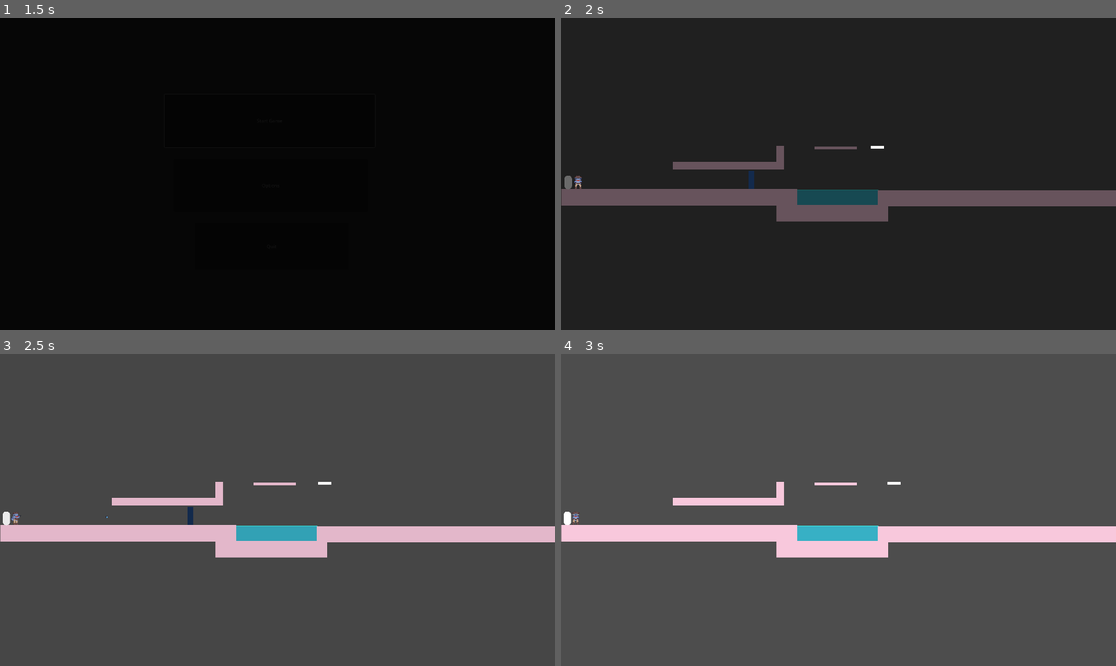
Above: before the commit, frames 1-4 (two rows, left to right).
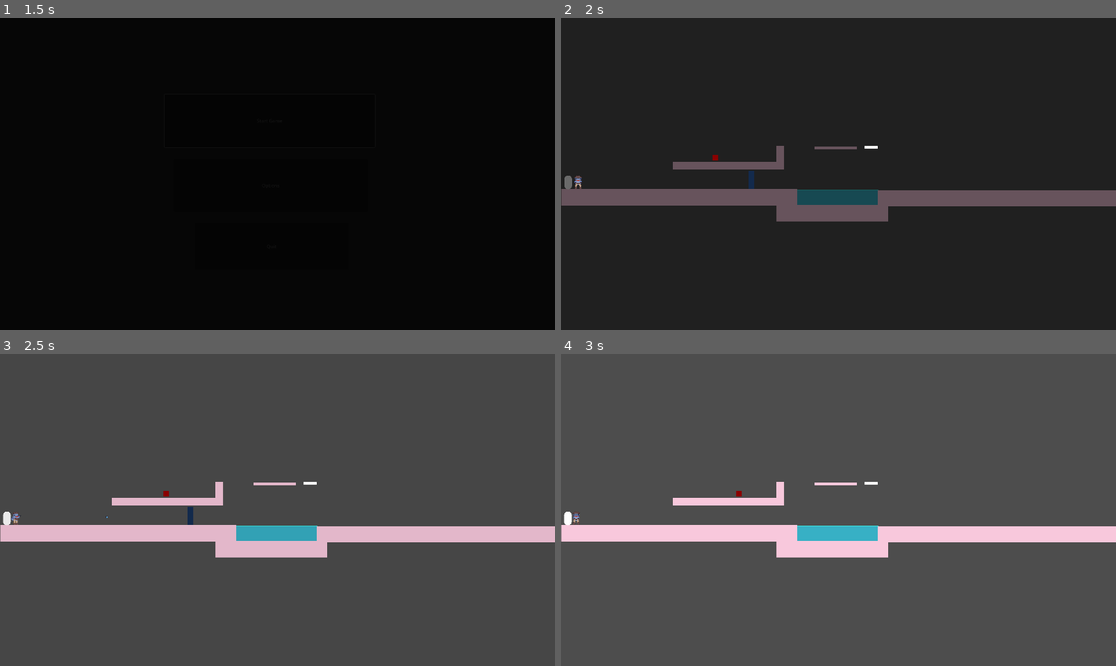
Above: after the commit, the same moments.

Repository: C0SMICSHARK/Pirate-Cats-and-Cowboy-Sharks
Game: Godot game, scene res://Scenes/Levels/main_menu.tscn
The game is run twice, just before and just after one commit, with the same random seed, the same clock (stepped at 60 frames per second) and the same inputs. The engine's default icon, where the game draws it, is replaced by a stand-in: a white triangle on a blue panel in a dark square.
Inputs (mouse positions are in pixels of both pictures, inside the frame that each line leads up to):
- Up to frame 1 (1.5 s): click "Start Game" at 0.5 s; click "Start Game" at 1.25 s
- Up to frame 2 (2 s): no input
- Up to frame 3 (2.5 s): move the mouse to (399, 494) at 2.02 s; click (399, 494) at 2.1 s
- Up to frame 4 (3 s): move the mouse to (727, 525) at 2.77 s; tap A (LEFT_P2) at 2.85 s

Frame 1 is identical in both runs. In frame 2, less than 0.1% of the frame differs, in the area x 27-59%, y 40-46%; in frame 3, less than 0.1%; in frame 4, 0.1%, in the area x 0-62%, y 40-56%.

Commit message:
moving enemy

Diff:
--- a/Scenes/Levels/TestScene_1.tscn
+++ b/Scenes/Levels/TestScene_1.tscn
@@ -8,6 +8,8 @@
 [ext_resource type="PackedScene" uid="uid://bvhg2nv87al38" path="res://Scenes/Misc/Scene_transition.tscn" id="6_fqvrj"]
 [ext_resource type="PackedScene" uid="uid://wfta78sese1g" path="res://Scenes/Objects/breakableWall.tscn" id="7_cdg6i"]
 [ext_resource type="Script" uid="uid://qn5yfkeyyu4j" path="res://Scripts/moving_platform.gd" id="8_g25kj"]
+[ext_resource type="PackedScene" uid="uid://csi2k0pbl08yp" path="res://Scenes/Objects/enemy.tscn" id="9_5k3us"]
+[ext_resource type="Script" uid="uid://dr4olb234ff5a" path="res://Scripts/enemy.gd" id="10_fqvrj"]
 
 [sub_resource type="BoxMesh" id="BoxMesh_r5l72"]
 
@@ -50,9 +52,39 @@
 "update": 0,
 "values": [Vector2(1073, 448)]
 }
+tracks/1/type = "value"
+tracks/1/imported = false
+tracks/1/enabled = true
+tracks/1/path = NodePath("../Enemy:position")
+tracks/1/interp = 1
+tracks/1/loop_wrap = true
+tracks/1/keys = {
+"times": PackedFloat32Array(0),
+"transitions": PackedFloat32Array(1),
+"update": 0,
+"values": [Vector2(500, 484)]
+}
+
+[sub_resource type="Animation" id="Animation_1sgbx"]
+resource_name = "EnemySideToSide"
+length = 5.0
+loop_mode = 1
+tracks/0/type = "value"
+tracks/0/imported = false
+tracks/0/enabled = true
+tracks/0/path = NodePath("../Enemy:position")
+tracks/0/interp = 1
+tracks/0/loop_wrap = true
+tracks/0/keys = {
+"times": PackedFloat32Array(0, 2.5, 5),
+"transitions": PackedFloat32Array(1, 1, 1),
+"update": 0,
+"values": [Vector2(500, 484), Vector2(705, 484), Vector2(500, 484)]
+}
 
 [sub_resource type="AnimationLibrary" id="AnimationLibrary_g25kj"]
 _data = {
+&"EnemySideToSide": SubResource("Animation_1sgbx"),
 &"PlatformSideToSide": SubResource("Animation_cdg6i"),
 &"RESET": SubResource("Animation_g25kj")
 }
@@ -181,3 +213,7 @@
 libraries = {
 &"": SubResource("AnimationLibrary_g25kj")
 }
+
+[node name="Enemy" parent="." instance=ExtResource("9_5k3us")]
+position = Vector2(500, 484)
+script = ExtResource("10_fqvrj")
--- /dev/null
+++ b/Scripts/enemy.gd
@@ -0,0 +1,6 @@
+extends Node2D
+
+
+# Called when the node enters the scene tree for the first time.
+func _ready() -> void:
+	$"../MovingPlatform/AnimationPlayer".play("EnemySideToSide")
Not shown: 1 places in Scenes/Levels/TestScene_1.tscn that only renumber resources
Not shown, added: Scripts/enemy.gd.uid
